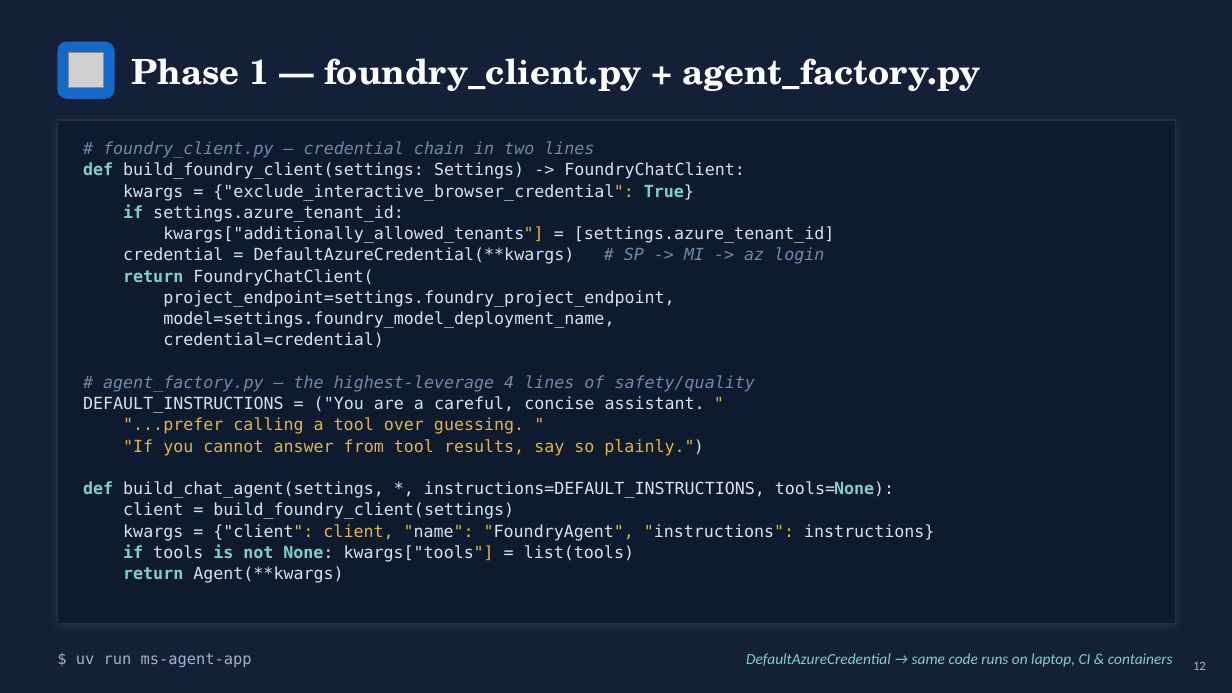
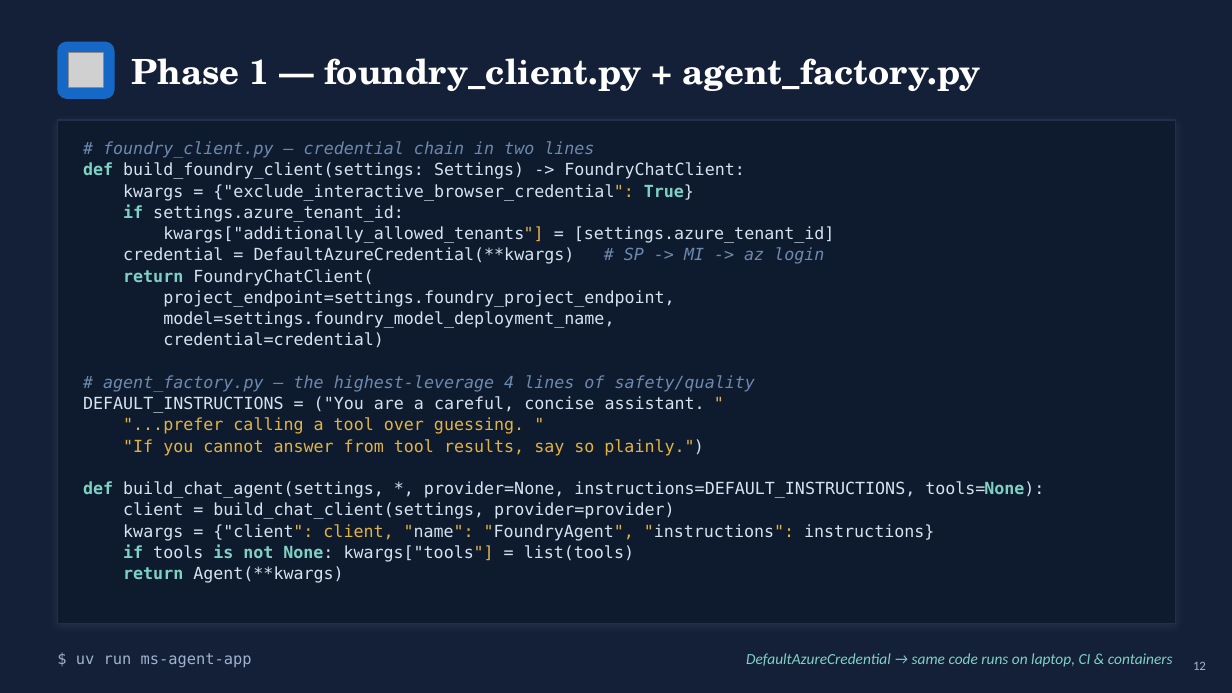
Before and after one commit to olonok69/agents_framework_sdk, a slide deck: slide 14 of microsoft_agent_framework_app/docs/Building_an_Agent_Framework_App.pptx. Drawn at 1232x693 pixels with LibreOffice and Linux fonts; fonts in the diff are those of the drawing; grey boxes stand for pictures. Boxes give left, top, right and bottom in pixels: in the first picture for what was removed or moved away, otherwise in the second. Text is boxed around its words. In the diff, an @@ line names an element or a change of style, - is before the commit and + after.

```diff
--- a/microsoft_agent_framework_app/docs/Building_an_Agent_Framework_App.pptx
+++ b/microsoft_agent_framework_app/docs/Building_an_Agent_Framework_App.pptx
@@ text at (83,481,1044,519): text changed @@
-def build_chat_agent(settings, *, instructions=DEFAULT_INSTRUCTIONS, tools=None):
-client = build_foundry_client(settings)
+def build_chat_agent(settings, *, provider=None, instructions=DEFAULT_INSTRUCTIONS, tools=None):
+client = build_chat_client(settings, provider=provider)
```
Also in this commit, not shown: 6 other slides changed, 1 other file.
